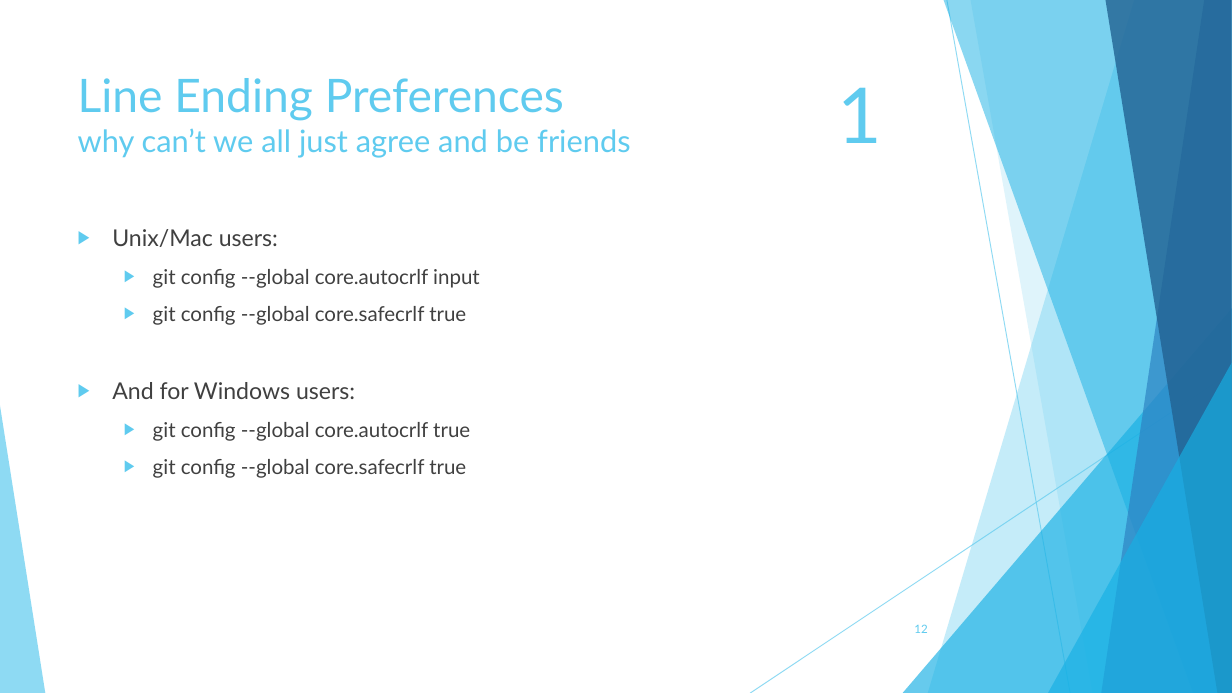
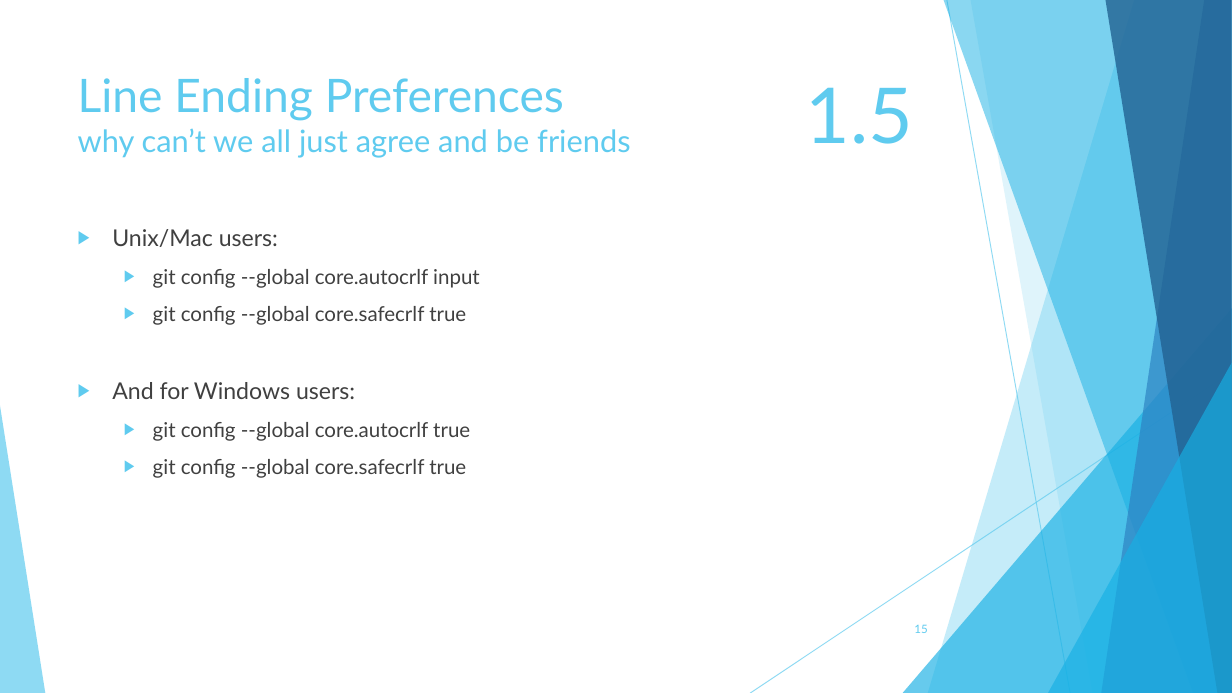
Before and after one commit to TechplexEngineer/GitCheatSheet, a slide deck: slide 15 of ppt/Getting started with GIT.pptx (slide 12 before the commit). Drawn at 1232x693 pixels with LibreOffice and Linux fonts; fonts in the diff are those of the drawing. Boxes give left, top, right and bottom in pixels: in the first picture for what was removed or moved away, otherwise in the second. Text is boxed around its words. In the diff, an @@ line names an element or a change of style, - is before the commit and + after.

```diff
--- a/ppt/Getting started with GIT.pptx
+++ b/ppt/Getting started with GIT.pptx
@@ text at [806,87,914,144]: text changed @@
-1
+1.5
@@ page number at [914,624,927,633]: text changed @@
-12
+15
```
Also in this commit, not shown: 11 other slides changed, 11 slides added, 2 slides removed.
